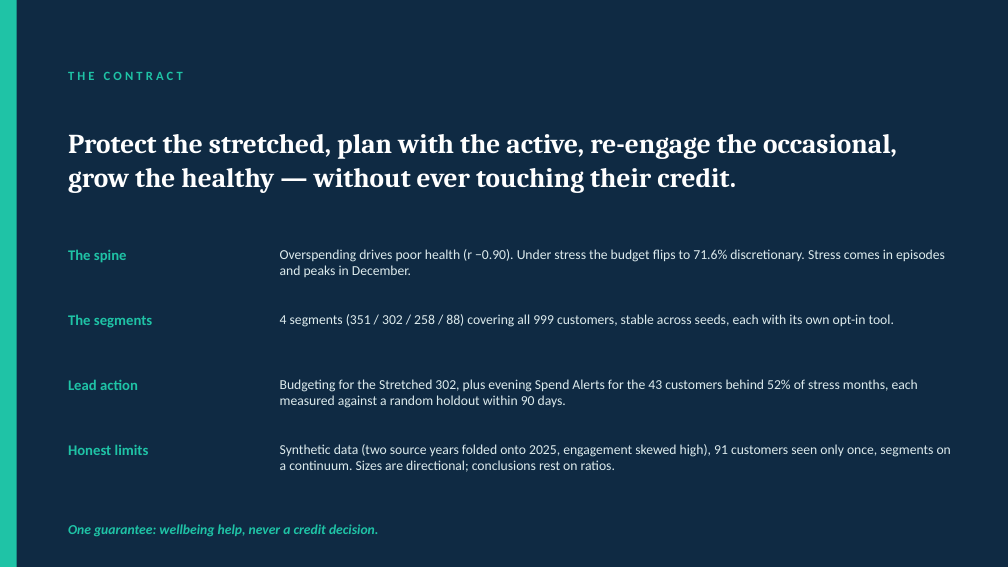
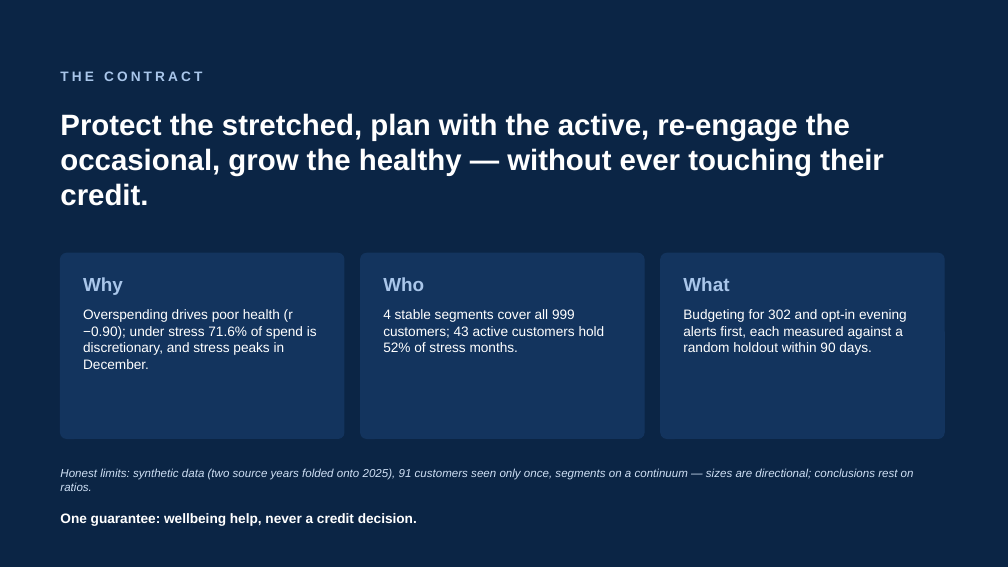
Before and after one commit to thanh-tai-435/BI10GroupYAPPERS, a slide deck: slide 22 of draft/YAPPERS_BI10_R01.pptx. Drawn at 1008x567 pixels with LibreOffice and Linux fonts; fonts in the diff are those of the drawing. Boxes give left, top, right and bottom in pixels: in the first picture for what was removed or moved away, otherwise in the second. Text is boxed around its words. In the diff, an @@ line names an element or a change of style, - is before the commit and + after.

Commit message:
Redesign deck: blue/white insight-led layout, all charts and numbers from the submission notebook
- Notebook appendix renders 21 deck_*.png charts in one blue theme
- Supporting-numbers cell prints every figure quoted on the slides
- Action titles, big-number panels, insight cards; validated with the pptx skill

```diff
--- a/draft/YAPPERS_BI10_R01.pptx
+++ b/draft/YAPPERS_BI10_R01.pptx
@@ background #0F2A43 to #0B2545 @@
@@ rectangle removed at box(0, 0, 17, 567) @@
@@ text "THE CONTRACT": place and size @@
-text "THE CONTRACT" at box(68, 72, 183, 80)
+text "THE CONTRACT" at box(60, 71, 202, 81)
@@ text "THE CONTRACT" at box(60, 71, 202, 81): size 12 to 13 pt, font Calibri to Arial, text colour #1FC3A6 to #A9C6EA @@
@@ text "Protect the stretched, plan with ...": place and size @@
-text "Protect the stretched, plan with ..." at box(68, 134, 897, 193)
+text "Protect the stretched, plan with ..." at box(60, 113, 884, 206)
@@ text "Protect the stretched, plan with ..." at box(60, 113, 884, 206): size 26 to 28 pt, font Cambria to Arial; line spacing 1.05 to 1 @@
@@ rounded rectangle added at box(60, 253, 344, 439), fill #13345E, outline #13345E 1 pt @@
@@ text "Why" at box(83, 277, 123, 295): vertical alignment top to middle @@
@@ rounded rectangle added at box(361, 253, 644, 439), fill #13345E, outline #13345E 1 pt @@
@@ rounded rectangle added at box(661, 253, 944, 439), fill #13345E, outline #13345E 1 pt @@
@@ text at box(83, 277, 123, 295): text changed; size 14 to 18 pt; font Calibri to Arial; text colour #1FC3A6 to #A9C6EA @@
-The spine
+Why
@@ text added at box(383, 277, 424, 291), 18 pt, text #A9C6EA, bold @@
+Who
@@ text added at box(683, 277, 729, 291), 18 pt, text #A9C6EA, bold @@
+What
@@ text removed at box(68, 314, 152, 328) @@
-The segments
@@ text at box(83, 309, 317, 369): text changed; font Calibri to Arial; text colour #DCEAEC to #FFFFFF @@
-Overspending drives poor health (r −0.90). Under stress the budget flips to 71.6% discretionary. Stress comes in episodes and peaks in December.
+Overspending drives poor health (r −0.90); under stress 71.6% of spend is discretionary, and stress peaks in December.
@@ text removed at box(280, 314, 894, 327) @@
-4 segments (351 / 302 / 258 / 88) covering all 999 customers, stable across seeds, each with its own opt-in tool.
@@ text added at box(383, 309, 605, 352), 13 pt, text #FFFFFF @@
+4 stable segments cover all 999 customers; 43 active customers hold 52% of stress months.
@@ text at box(683, 309, 907, 355): text changed; font Calibri to Arial; text colour #DCEAEC to #FFFFFF @@
-Budgeting for the Stretched 302, plus evening Spend Alerts for the 43 customers behind 52% of stress months, each measured against a random holdout within 90 days.
+Budgeting for 302 and opt-in evening alerts first, each measured against a random holdout within 90 days.
@@ text removed at box(68, 379, 138, 390) @@
-Lead action
@@ text removed at box(68, 444, 149, 455) @@
-Honest limits
@@ text at box(60, 468, 914, 491): text changed; size 13 to 11 pt; font Calibri to Arial; text colour #DCEAEC to #CFE0F5; italic on @@
-Synthetic data (two source years folded onto 2025, engagement skewed high), 91 customers seen only once, segments on a continuum. Sizes are directional; conclusions rest on ratios.
+Honest limits: synthetic data (two source years folded onto 2025), 91 customers seen only once, segments on a continuum — sizes are directional; conclusions rest on ratios.
@@ text "Honest limits: synthetic data (two ..." at box(60, 468, 914, 491): vertical alignment top to middle @@
@@ text "One guarantee: wellbeing help, never ...": place and size @@
-text "One guarantee: wellbeing help, never ..." at box(68, 524, 378, 536)
+text "One guarantee: wellbeing help, never ..." at box(60, 513, 417, 526)
@@ text "One guarantee: wellbeing help, never ..." at box(60, 513, 417, 526): font Calibri to Arial, text colour #1FC3A6 to #FFFFFF, italic off @@
```
Also in this commit, not shown: 20 other slides changed, 1 slide added, 1 slide removed, 3 other files.
